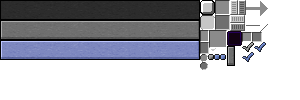
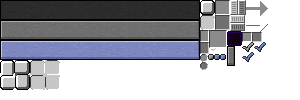
Layered file, before and after one edit (300x100). Changes by layer:
added layer "TabPanel" above "TabWindow" over (30, 60, 60, 90)
added layer "TabWindow" above "close" over (0, 60, 30, 90)
